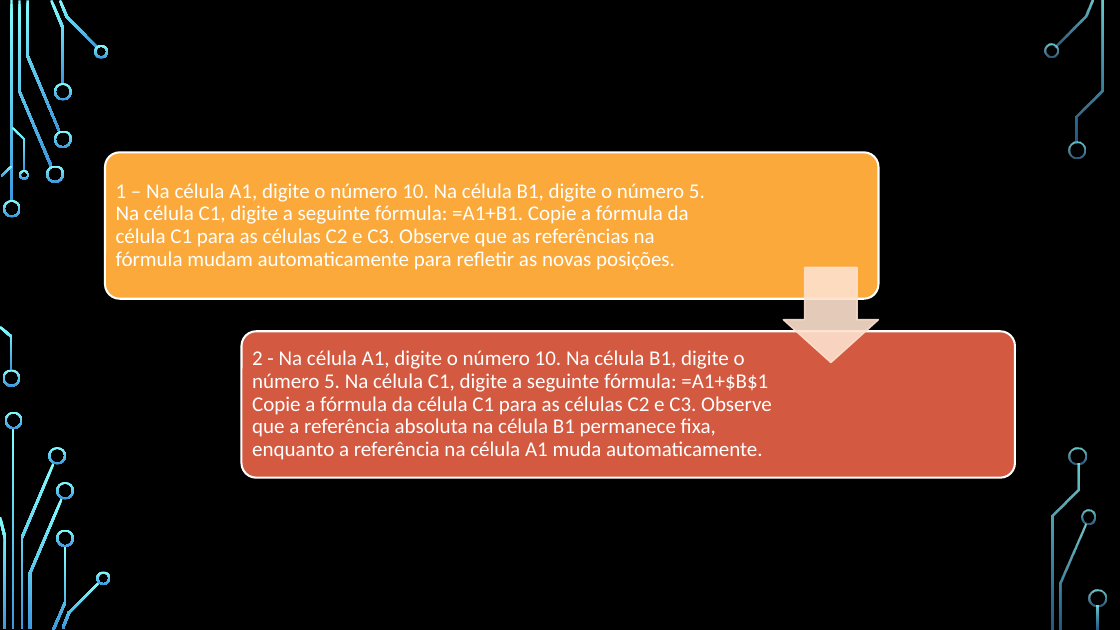
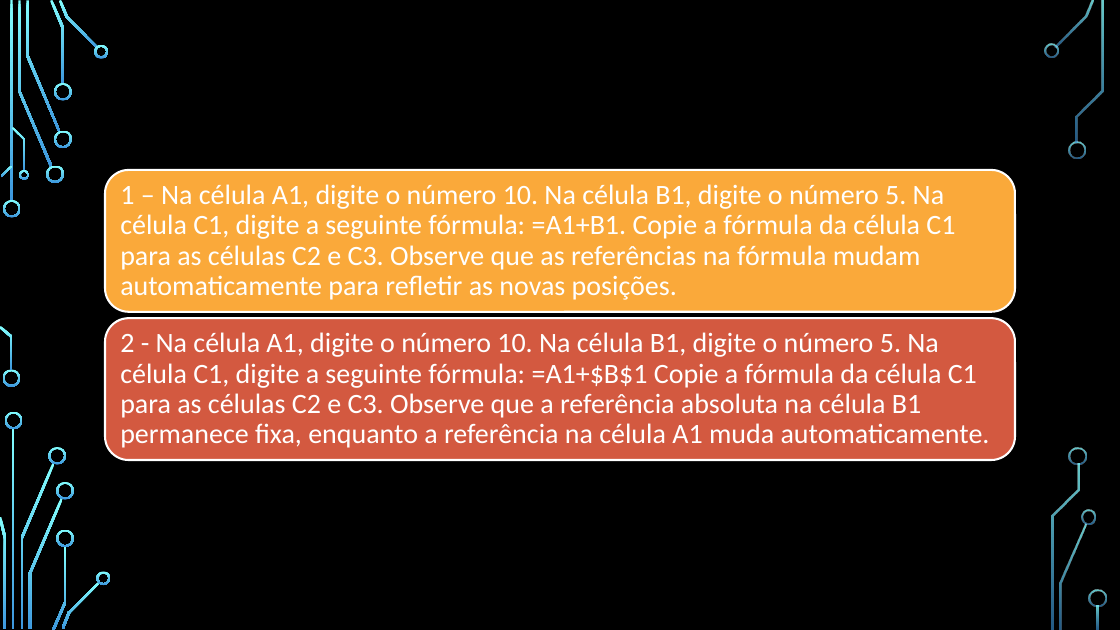
Before and after one commit to VitorKaviski/Curso_Kaviski_Excel_Basico_ao_Avancado, a slide deck: slide 37 of Curso Excel/Intermediário/Aula 1/Aula 1 - Excel/Curso Excel - Intermediário.pptx (slide 34 before the commit). Drawn at 1120x630 pixels with LibreOffice and Linux fonts; fonts in the diff are those of the drawing; background and template pictures are left out. Boxes give left, top, right and bottom in pixels: in the first picture for what was removed or moved away, otherwise in the second. Text is boxed around its words. In the diff, an @@ line names an element or a change of style, - is before the commit and + after.

```diff
--- a/Curso Excel/Intermediário/Aula 1/Aula 1 - Excel/Curso Excel - Intermediário.pptx
+++ b/Curso Excel/Intermediário/Aula 1/Aula 1 - Excel/Curso Excel - Intermediário.pptx
@@ rounded rectangle at <box>105,170,1015,312</box>: proportions changed @@
@@ rounded rectangle: place and size @@
-rounded rectangle at <box>105,152,879,298</box>
+rounded rectangle at <box>105,170,1015,312</box>
@@ text "1 – Na célula A1, ..." at <box>120,184,955,300</box>: size 18 to 24 pt; more space between paragraphs @@
@@ down arrow removed at <box>784,267,879,362</box> @@
@@ rounded rectangle: place and size @@
-rounded rectangle at <box>241,331,1015,477</box>
+rounded rectangle at <box>105,318,1015,460</box>
@@ rounded rectangle at <box>105,318,1015,460</box>: proportions changed @@
@@ text "2 - Na célula A1, ..." at <box>120,332,990,448</box>: size 18 to 24 pt; more space between paragraphs @@
@@ text "2 - Na célula A1, ...": place and size @@
-text "2 - Na célula A1, ..." at <box>252,350,772,460</box>
+text "2 - Na célula A1, ..." at <box>120,332,990,448</box>
```
Also in this commit, not shown: 18 other slides changed, 3 slides added, 2 other files.
